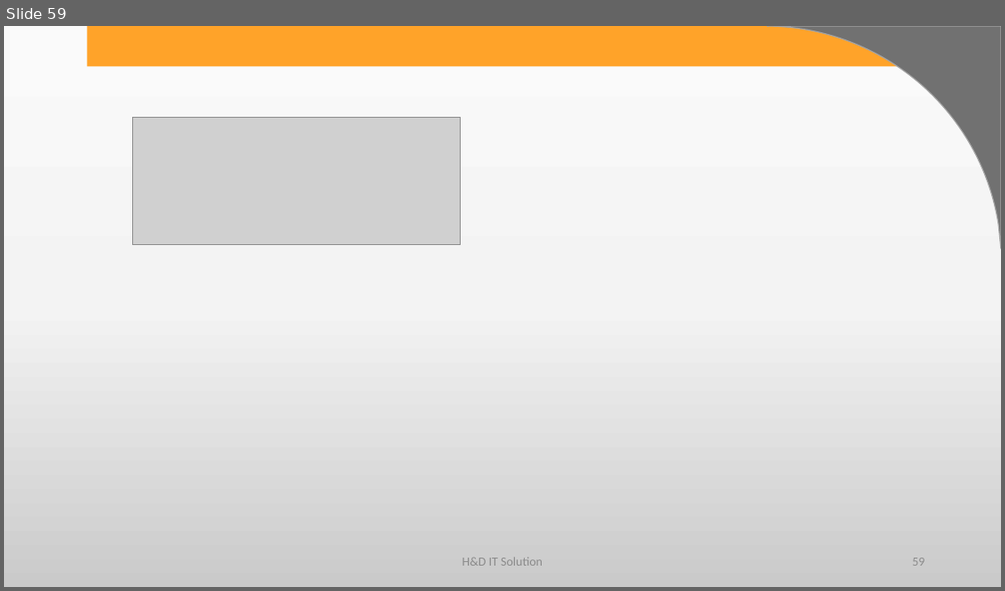
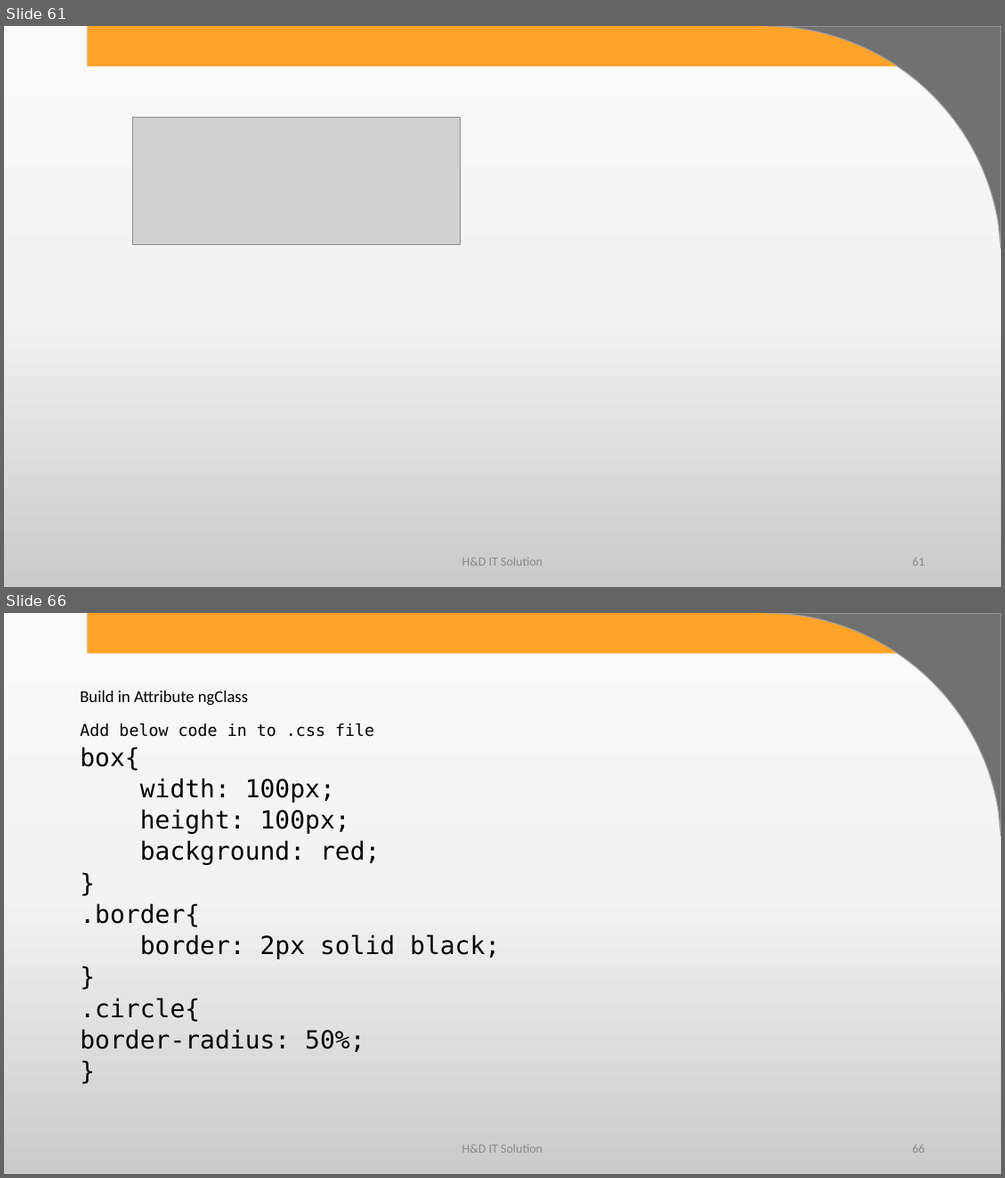
Before and after one commit to harshadasawant/infiniteAngular, a slide deck: ppt/ANGULAR.pptx. Shown one above the other, each under a label of ours: slide 59 before the commit, slides 61 and 66 after it; the slides between them are not shown. The pictures are 1005x591 and 1005x1178 pixels, drawn with LibreOffice and Linux fonts; fonts in the diff are those of the drawing; grey boxes stand for pictures; background and template pictures are left out. Boxes give left, top, right and bottom in pixels: in the first picture for what was removed or moved away, otherwise in the second. Text is boxed around its words. In the diff, an @@ line names an element or a change of style, - is before the commit and + after.

```diff
--- a/ppt/ANGULAR.pptx
+++ b/ppt/ANGULAR.pptx
@@ slide 66 added at (4,613,1001,1174), background gradient #FBFBFB to #F4F4F4 to #CBCBCB; not listed: 2 template elements that a slide beside it also shows @@
@@ title added at (80,690,248,706), 16 pt, text #000000 @@
+Build in Attribute ngClass
@@ text added at (80,723,500,1052), 24.1 pt, text #000000 @@
+Add below code in to .css file
+box{
+width: 100px;
+height: 100px;
+background: red;
+}
+.border{
+border: 2px solid black;
+}
+.circle{
+border-radius: 50%;
+}
@@ text added at (462,1143,542,1152), 12 pt, text #8C8C8C @@
+H&D IT Solution
@@ page number added at (912,1144,924,1152), 12 pt, text #8C8C8C @@
+66
@@ what was slide 59 is now slide 61 @@
@@ page number at (912,557,924,565): text changed @@
-59
+61
```
Also in this commit, not shown: 8 other slides added, 12 other files.
